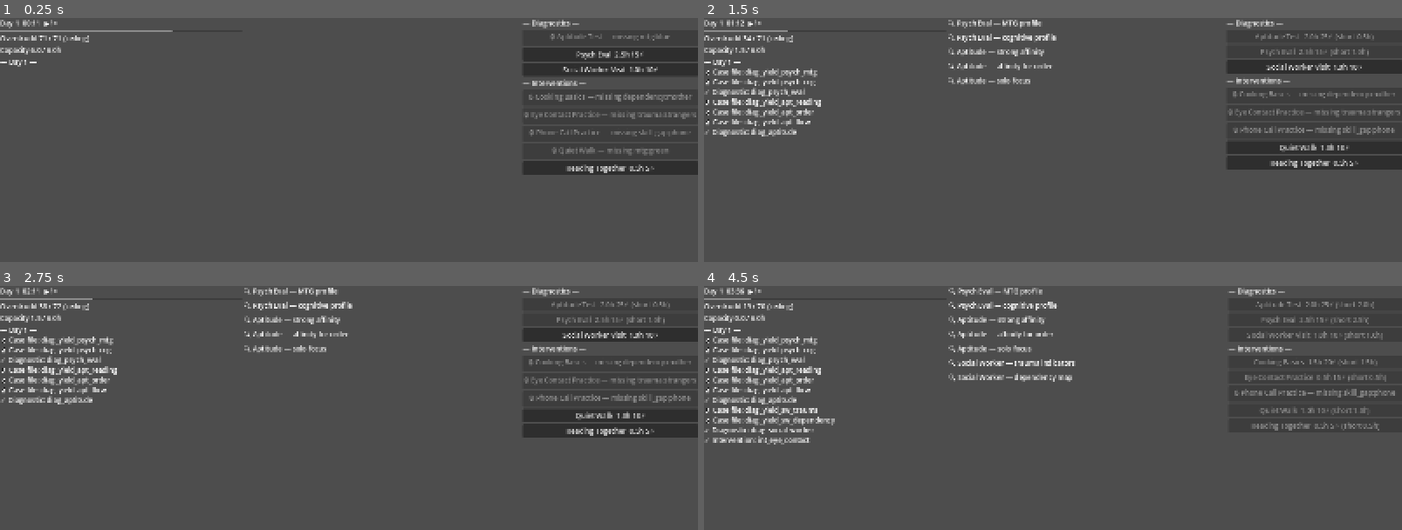
Above: before the commit, frames 1-4 (two rows, left to right).
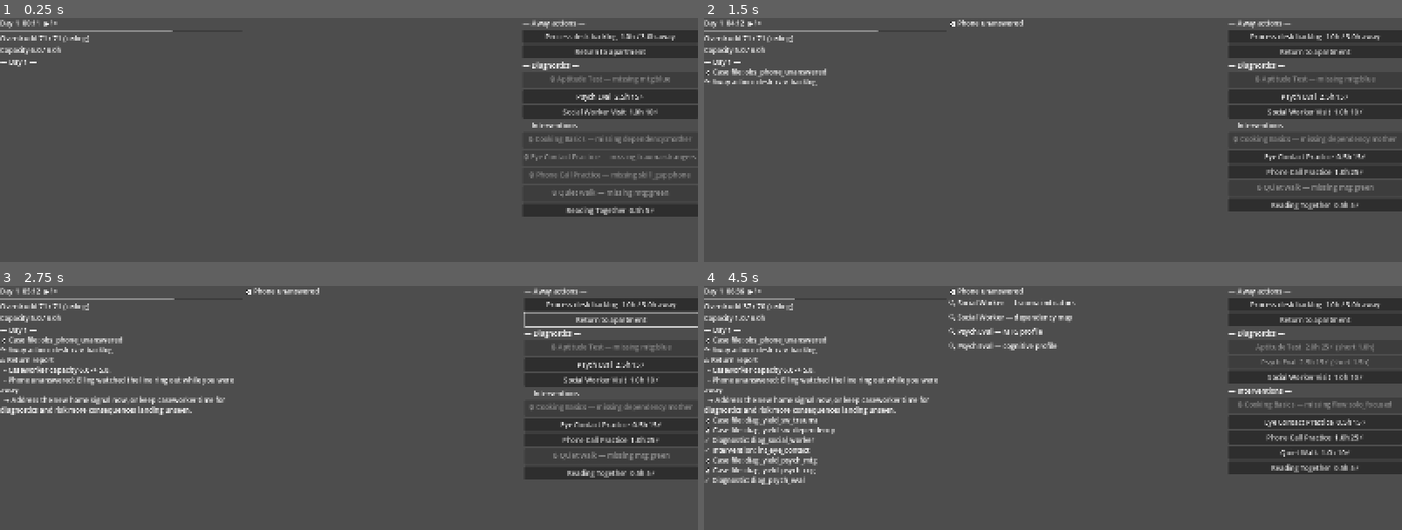
Above: after the commit, the same moments.

Repository: TerjeBallestad/lifelines-tycoon
Game: Godot game, scene res://main.tscn
The game is run twice, just before and just after one commit, with the same random seed, the same clock (stepped at 60 frames per second) and the same inputs.
Inputs (mouse positions are in pixels of both pictures, inside the frame that each line leads up to):
- Up to frame 1 (0.25 s): no input
- Up to frame 2 (1.5 s): click (1311, 52) at 0.5 s, where only the run after the commit has a clickable "Return to apartment"; click (1311, 37) at 1.25 s, where only the run before the commit has a clickable "Aptitude Test 2.0h 25⚡"
- Up to frame 3 (2.75 s): click (614, 320) at 2 s, where only the run after the commit has a clickable "Return to apartment"
- Up to frame 4 (4.5 s): click "Social Worker Visit 1.0h 10⚡" at 2.75 s; click "Eye Contact Practice 0.5h 15⚡" at 3.5 s; click (1318, 364) at 4.25 s, where only the run after the commit has a clickable "Psych Eval 2.5h 15⚡"

The runs differ from the first frame. In frame 1, 5.7% of the frame differs, in the area x 74-100%, y 0-82%; in frame 2, 9.0%; in frame 3, 11%; in frame 4, 13%, in the area x 0-100%, y 0-82%.

Commit message:
fix(sim): make away-time slice reachable and robust

Diff:
--- a/autoload/agent_bridge.gd
+++ b/autoload/agent_bridge.gd
@@ -96,7 +96,22 @@
 	return {
 		"diagnostics_available": diags,
 		"interventions_available": intervs,
-	}
+		"away_actions_available": _away_actions_snapshot(),
+		"schedule_pending": World._pending_schedule_preview(&"apartment"),
+	}
+
+func _away_actions_snapshot() -> Array:
+	var actions: Array = []
+	for a: AwayAction in Catalog.away_actions.values():
+		actions.append({
+			"id": String(a.id),
+			"label": a.label,
+			"affordable": World.economy.can_spend(a.caseworker_cost),
+			"costs": {"hours": a.caseworker_cost},
+			"away_hours": a.away_hours,
+			"domain": String(a.domain),
+		})
+	return actions
 
 # ---------------------------------------------------------------- helpers
 
@@ -123,6 +138,10 @@
 			return _handle_diag(cmd)
 		"interv":
 			return _handle_interv(cmd)
+		"away":
+			return _handle_away(cmd)
+		"return":
+			return _handle_return(cmd)
 		"advance":
 			return _handle_advance(cmd)
 		"set_speed":
@@ -152,6 +171,19 @@
 		return {"ok": false, "err": "unknown_id"}
 	var success: bool = World.try_assign_intervention(id_sn)
 	return {"ok": success}
+
+func _handle_away(cmd: Dictionary) -> Dictionary:
+	var id_str: String = String(cmd.get("id", ""))
+	if id_str == "":
+		return {"ok": false, "err": "missing_id"}
+	var id_sn: StringName = StringName(id_str)
+	if not Catalog.away_actions.has(id_sn):
+		return {"ok": false, "err": "unknown_id"}
+	var success: bool = World.try_run_away_action(id_sn)
+	return {"ok": success}
+
+func _handle_return(_cmd: Dictionary) -> Dictionary:
+	return {"ok": true, "report": World.return_to_apartment()}
 
 func _handle_set_speed(cmd: Dictionary) -> Dictionary:
 	var scale: float = float(cmd.get("scale", 0.0))
@@ -186,6 +218,8 @@
 	EventBus.case_file_updated.connect(_on_case_file_updated)
 	EventBus.diagnostic_completed.connect(_on_diagnostic_completed)
 	EventBus.intervention_completed.connect(_on_intervention_completed)
+	EventBus.away_action_completed.connect(_on_away_action_completed)
+	EventBus.return_report_ready.connect(_on_return_report_ready)
 	EventBus.action_failed.connect(_on_action_failed)
 
 func stop_event_capture() -> void:
@@ -199,6 +233,8 @@
 	EventBus.case_file_updated.disconnect(_on_case_file_updated)
 	EventBus.diagnostic_completed.disconnect(_on_diagnostic_completed)
 	EventBus.intervention_completed.disconnect(_on_intervention_completed)
+	EventBus.away_action_completed.disconnect(_on_away_action_completed)
+	EventBus.return_report_ready.disconnect(_on_return_report_ready)
 	EventBus.action_failed.disconnect(_on_action_failed)
 
 func drain_events() -> Array:
@@ -230,6 +266,16 @@
 
 func _on_intervention_completed(id: StringName) -> void:
 	_push_event({"ev": "intervention_completed", "id": String(id)})
+
+func _on_away_action_completed(id: StringName) -> void:
+	_push_event({"ev": "away_action_completed", "id": String(id)})
+
+func _on_return_report_ready(report: Dictionary) -> void:
+	_push_event({
+		"ev": "return_report_ready",
+		"events": report.get("events", []).size(),
+		"away_hours": float(report.get("away_hours", 0.0)),
+	})
 
 func _on_action_failed(reason: StringName) -> void:
 	_push_event({"ev": "action_failed", "reason": String(reason)})
--- a/autoload/event_bus.gd
+++ b/autoload/event_bus.gd
@@ -7,5 +7,7 @@
 signal case_file_updated(entry_id: StringName)
 signal diagnostic_completed(id: StringName)
 signal intervention_completed(id: StringName)
+signal away_action_completed(id: StringName)
+signal return_report_ready(report: Dictionary)
 signal action_failed(reason: StringName)
 signal tick(game_hours: float)
--- a/autoload/world.gd
+++ b/autoload/world.gd
@@ -54,7 +54,9 @@
     Sim.advance_away_time(action.away_hours)
     var events := _resolve_due_consequences(action.domain, start_hour, Clock.total_game_hours)
     var pending := _pending_schedule_preview(action.domain)
-    _pending_return_report = _build_return_report(action, before, _snapshot_for_report(), events, pending)
+    var report := _build_return_report(action, before, _snapshot_for_report(), events, pending)
+    _pending_return_report = _merge_return_reports(_pending_return_report, report)
+    EventBus.away_action_completed.emit(action.id)
     return true
 
 func return_to_apartment() -> Dictionary:
@@ -69,6 +71,7 @@
         }
     var report := _pending_return_report.duplicate(true)
     _pending_return_report = {}
+    EventBus.return_report_ready.emit(report)
     return report
 
 func try_run_diagnostic(id: StringName) -> bool:
@@ -197,6 +200,7 @@
     return {
         "has_delta": true,
         "cause_id": String(action.id),
+        "cause_ids": [String(action.id)],
         "away_hours": action.away_hours,
         "domain": String(action.domain),
         "events": events.duplicate(true),
@@ -206,6 +210,28 @@
         "next_decision": action.next_decision_hint,
     }
 
+func _merge_return_reports(existing: Dictionary, incoming: Dictionary) -> Dictionary:
+    if existing.is_empty() or not bool(existing.get("has_delta", false)):
+        return incoming.duplicate(true)
+    var merged := existing.duplicate(true)
+    var cause_ids: Array = merged.get("cause_ids", [])
+    if cause_ids.is_empty() and merged.has("cause_id"):
+        cause_ids.append(String(merged.get("cause_id", "")))
+    for cause_id: Variant in incoming.get("cause_ids", [incoming.get("cause_id", "")]):
+        cause_ids.append(String(cause_id))
+    merged["cause_ids"] = cause_ids
+    merged["cause_id"] = String(cause_ids[cause_ids.size() - 1])
+    merged["away_hours"] = float(merged.get("away_hours", 0.0)) + float(incoming.get("away_hours", 0.0))
+    var changes: Array = merged.get("changes", [])
+    changes.append_array(incoming.get("changes", []))
+    merged["changes"] = changes
+    var events: Array = merged.get("events", [])
+    events.append_array(incoming.get("events", []))
+    merged["events"] = events
+    merged["pending"] = incoming.get("pending", []).duplicate(true)
+    merged["next_decision"] = incoming.get("next_decision", merged.get("next_decision", ""))
+    return merged
+
 func _snapshot_for_report() -> Dictionary:
     return {
         "capacity": economy.capacity_current,
--- a/features/sim/schedule_queue.gd
+++ b/features/sim/schedule_queue.gd
@@ -35,7 +35,7 @@
     var due: Array[ScheduledItem] = []
     var pending: Array[ScheduledItem] = []
     for item: ScheduledItem in _items:
-        if item.domain == domain and item.due_at_hours > start_hours and item.due_at_hours <= end_hours:
+        if item.domain == domain and item.due_at_hours <= end_hours:
             due.append(item)
         else:
             pending.append(item)
--- a/features/ui/action_list.gd
+++ b/features/ui/action_list.gd
@@ -12,6 +12,10 @@
 		child.queue_free()
 	if World.case_file == null or World.economy == null or World.client == null:
 		return
+	add_child(_section_label("Away actions"))
+	for a: AwayAction in Catalog.away_actions.values():
+		add_child(_build_away_button(a))
+	add_child(_build_return_button())
 	add_child(_section_label("Diagnostics"))
 	for d: Diagnostic in Catalog.diagnostics.values():
 		add_child(_build_diag_button(d))
@@ -23,6 +27,23 @@
 	var l := Label.new()
 	l.text = "— %s —" % text
 	return l
+
+func _build_away_button(a: AwayAction) -> Button:
+	var b := Button.new()
+	if not World.economy.can_spend(a.caseworker_cost):
+		b.text = "%s  %.1fh / %.1fh away (short %.1fh)" % [a.label, a.caseworker_cost, a.away_hours, a.caseworker_cost - World.economy.capacity_current]
+		b.disabled = true
+	else:
+		b.text = "%s  %.1fh / %.1fh away" % [a.label, a.caseworker_cost, a.away_hours]
+		b.pressed.connect(func() -> void: World.try_run_away_action(a.id))
+	b.tooltip_text = a.description
+	return b
+
+func _build_return_button() -> Button:
+	var b := Button.new()
+	b.text = "Return to apartment"
+	b.pressed.connect(func() -> void: World.return_to_apartment())
+	return b
 
 func _build_diag_button(d: Diagnostic) -> Button:
 	var b := Button.new()
--- a/features/ui/main_ui.gd
+++ b/features/ui/main_ui.gd
@@ -12,6 +12,8 @@
 	EventBus.day_ended.connect(_on_day_ended)
 	EventBus.diagnostic_completed.connect(func(id: StringName) -> void: _log("✓ Diagnostic: %s" % id))
 	EventBus.intervention_completed.connect(func(id: StringName) -> void: _log("✓ Intervention: %s" % id))
+	EventBus.away_action_completed.connect(func(id: StringName) -> void: _log("↷ Away action: %s" % id))
+	EventBus.return_report_ready.connect(_on_return_report_ready)
 	EventBus.case_file_updated.connect(func(id: StringName) -> void: _log("📓 Case file: %s" % id))
 	EventBus.action_failed.connect(func(reason: StringName) -> void: _log("⚠ Action failed: %s" % reason))
 	_refresh_header()
@@ -31,6 +33,14 @@
 func _on_day_ended(day: int) -> void:
 	_log("— End of day %d —" % day)
 
+func _on_return_report_ready(report: Dictionary) -> void:
+	_log("⌂ Return report")
+	for change: Variant in report.get("changes", []):
+		_log("  - %s" % String(change))
+	var next_decision := String(report.get("next_decision", ""))
+	if next_decision != "":
+		_log("  → %s" % next_decision)
+
 func _log(line: String) -> void:
 	action_log.append_text(line + "\n")
 
--- /dev/null
+++ b/test/harness/unit/test_bridge_away.gd
@@ -0,0 +1,40 @@
+extends GutTest
+
+var bridge: Node
+
+func before_each() -> void:
+	Clock.reset()
+	Sim.reset_for_test()
+	World.reset_for_test()
+	bridge = get_node("/root/AgentBridge")
+	bridge.start_event_capture()
+
+func after_each() -> void:
+	bridge.stop_event_capture()
+	bridge.drain_events()
+
+func test_away_unknown_id_returns_error() -> void:
+	var reply: Dictionary = bridge.handle_command({"op": "away", "id": "does_not_exist"})
+	assert_false(reply["ok"])
+	assert_eq(reply["err"], "unknown_id")
+
+func test_away_action_and_return_are_bridge_reachable() -> void:
+	var reply: Dictionary = bridge.handle_command({"op": "away", "id": "desk_nav_backlog"})
+	assert_true(reply["ok"])
+	assert_almost_eq(Clock.total_game_hours, 3.0, 0.001)
+	var events: Array = bridge.drain_events()
+	assert_true(_has_event(events, "away_action_completed"))
+	assert_true(_has_event(events, "case_file_updated"))
+
+	var ret: Dictionary = bridge.handle_command({"op": "return"})
+	assert_true(ret["ok"])
+	assert_true(bool(ret["report"].get("has_delta", false)))
+	assert_eq(ret["report"].get("events", []).size(), 1)
+	events = bridge.drain_events()
+	assert_true(_has_event(events, "return_report_ready"))
+
+func _has_event(events: Array, name: String) -> bool:
+	for event: Dictionary in events:
+		if String(event.get("ev", "")) == name:
+			return true
+	return false
--- a/test/harness/unit/test_bridge_snapshot.gd
+++ b/test/harness/unit/test_bridge_snapshot.gd
@@ -44,4 +44,8 @@
 	var cat: Dictionary = snap["catalog"]
 	assert_true(cat.has("diagnostics_available"))
 	assert_true(cat.has("interventions_available"))
+	assert_true(cat.has("away_actions_available"))
+	assert_true(cat.has("schedule_pending"))
 	assert_eq(typeof(cat["diagnostics_available"]), TYPE_ARRAY)
+	assert_eq(typeof(cat["away_actions_available"]), TYPE_ARRAY)
+	assert_eq(typeof(cat["schedule_pending"]), TYPE_ARRAY)
--- a/test/unit/test_action_resources.gd
+++ b/test/unit/test_action_resources.gd
@@ -62,3 +62,16 @@
 	assert_eq(due.size(), 1)
 	assert_eq(due[0].id, item.id)
 	assert_eq(queue.pending_count(&"apartment"), 0)
+
+func test_schedule_queue_drains_overdue_items_on_next_window() -> void:
+	var c := ScheduledConsequence.new()
+	c.id = &"late_consequence"
+	c.domain = &"apartment"
+	c.due_after_hours = 2.0
+
+	var queue := ScheduleQueue.new()
+	queue.schedule_consequence_after(0.0, c, &"test_source")
+	var due := queue.due_between(&"apartment", 3.0, 6.0)
+	assert_eq(due.size(), 1)
+	assert_eq(due[0].consequence_id, &"late_consequence")
+	assert_eq(queue.pending_count(&"apartment"), 0)
--- a/test/unit/test_world_actions.gd
+++ b/test/unit/test_world_actions.gd
@@ -148,6 +148,29 @@
 	var second_report: Dictionary = w.return_to_apartment()
 	assert_false(bool(second_report.get("has_delta", true)))
 
+func test_overdue_scheduled_consequence_resolves_on_next_away_action() -> void:
+	Clock.advance(3.0)
+	assert_eq(w.scheduled_consequence_count(&"apartment"), 1)
+
+	var ok: bool = w.try_run_away_action(&"desk_nav_backlog")
+	assert_true(ok)
+	assert_eq(w.scheduled_consequence_count(&"apartment"), 0)
+	var report: Dictionary = w.return_to_apartment()
+	assert_eq(report.get("events", []).size(), 1)
+	assert_eq(String(report.get("events", [])[0].get("id", "")), "apt_phone_window")
+
+func test_multiple_away_actions_accumulate_return_report() -> void:
+	var ok: bool = w.try_run_away_action(&"desk_nav_backlog")
+	assert_true(ok)
+	ok = w.try_run_away_action(&"desk_nav_backlog")
+	assert_true(ok)
+
+	var report: Dictionary = w.return_to_apartment()
+	assert_almost_eq(float(report.get("away_hours", 0.0)), 6.0, 0.001)
+	assert_eq(report.get("events", []).size(), 1)
+	assert_gte(report.get("changes", []).size(), 3)
+	assert_eq(report.get("cause_ids", []).size(), 2)
+
 func _joined(values: Array) -> String:
 	var out := ""
 	for value: Variant in values:
Not shown, added: test/harness/unit/test_bridge_away.gd.uid
Not shown, changed: harness/lib/scan_tournament_trace.py
Not shown, changed: harness/test/test_scan_tournament_trace.py
